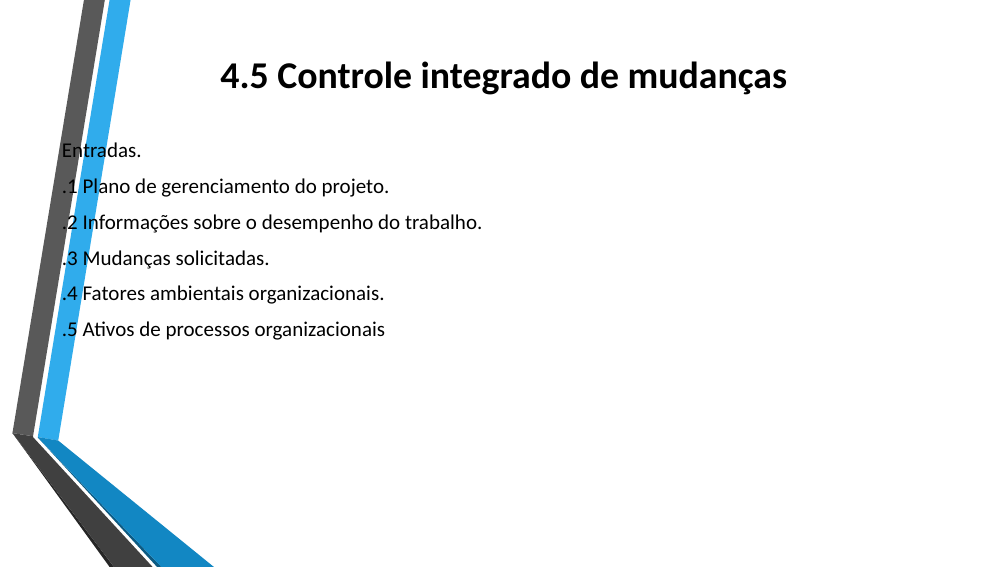
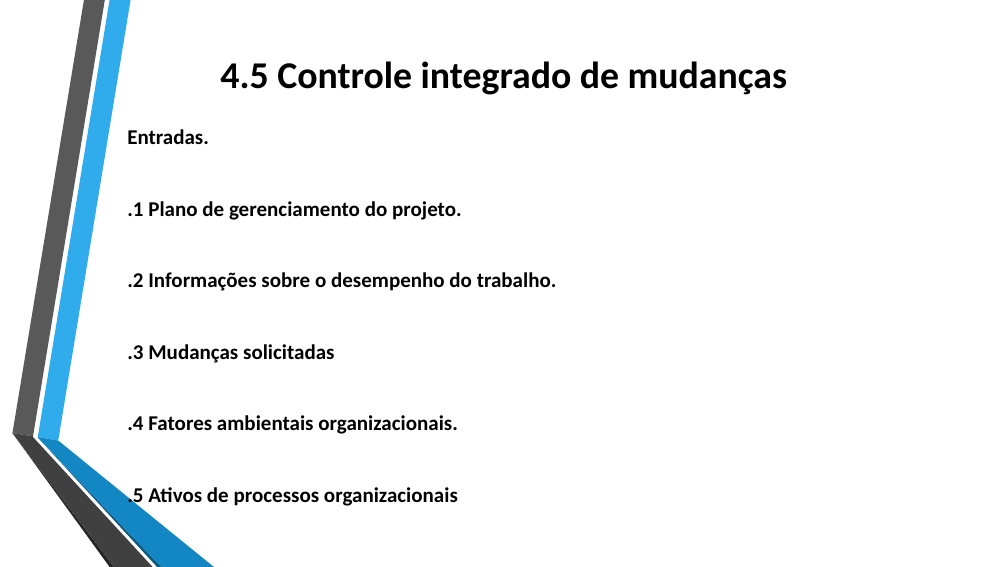
Before and after one commit to jharbes/ADMINISTRACAO-DE-REDES, a slide deck: slide 40 of RELATORIO PROVA P2/relatorio-pmbok-capitulo4-jharbes.pptx. Drawn at 1008x567 pixels with LibreOffice and Linux fonts; fonts in the diff are those of the drawing. Boxes give left, top, right and bottom in pixels: in the first picture for what was removed or moved away, otherwise in the second. Text is boxed around its words. In the diff, an @@ line names an element or a change of style, - is before the commit and + after.

```diff
--- a/RELATORIO PROVA P2/relatorio-pmbok-capitulo4-jharbes.pptx
+++ b/RELATORIO PROVA P2/relatorio-pmbok-capitulo4-jharbes.pptx
@@ text "Entradas.": place and size @@
-text "Entradas." at (62, 140, 482, 343)
+text "Entradas." at (127, 129, 557, 508)
@@ text at (127, 129, 557, 508): bold on in "Entradas.", ".1 Plano de gerenciamento do projeto.", ".2 Informações sobre o desempenho do trabalho.", ".4 Fatores ambientais organizacionais." and 1 more places @@
@@ text at (127, 344, 334, 363): text changed; bold on @@
-.3 Mudanças solicitadas.
+.3 Mudanças solicitadas
```
Also in this commit, not shown: 9 other slides changed.
